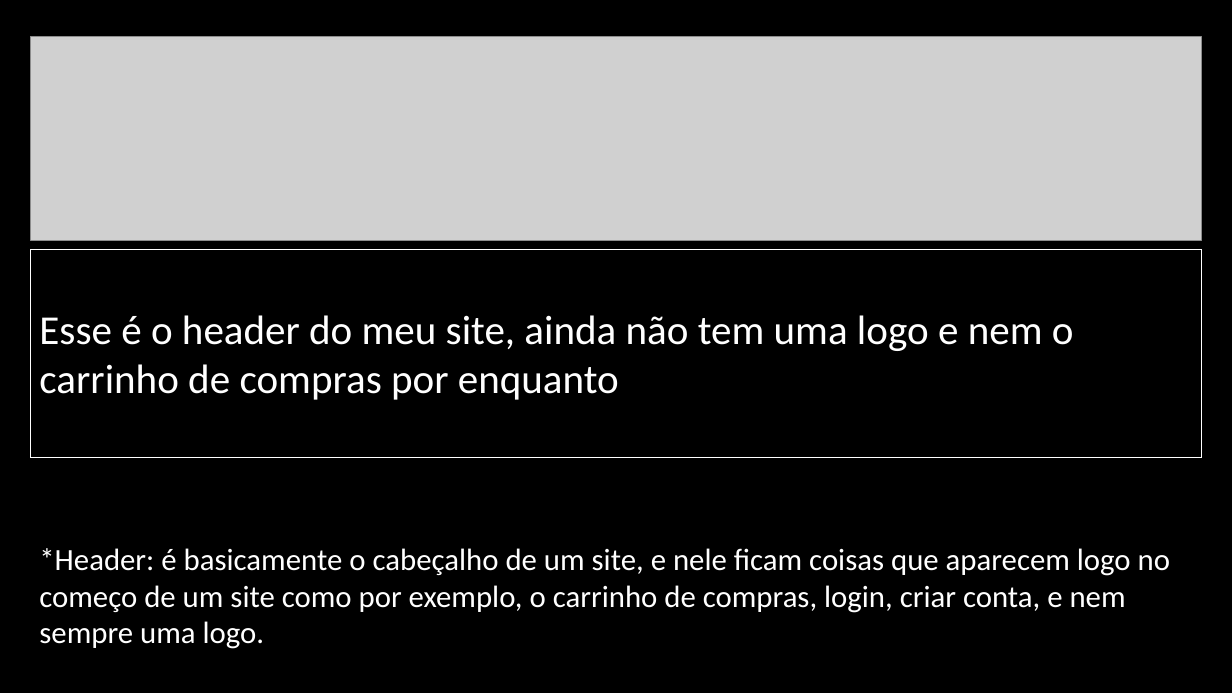
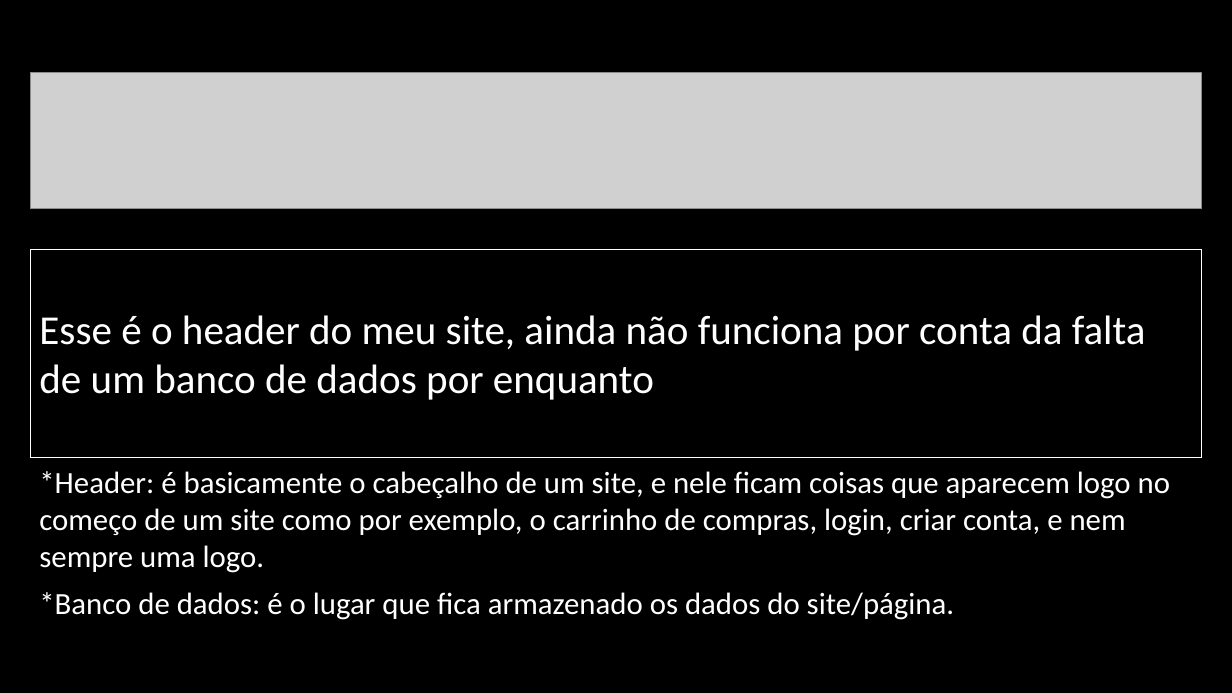
Before and after one commit to DANIELKENTARO/3-ano-analise, a slide deck: slide 4 of Pré-Projeto.pptx (slide 2 before the commit). Drawn at 1232x693 pixels with LibreOffice and Linux fonts; fonts in the diff are those of the drawing; grey boxes stand for pictures. Boxes give left, top, right and bottom in pixels: in the first picture for what was removed or moved away, otherwise in the second. Text is boxed around its words. In the diff, an @@ line names an element or a change of style, - is before the commit and + after.

```diff
--- a/Pré-Projeto.pptx
+++ b/Pré-Projeto.pptx
@@ picture: place and size @@
-picture at <box>30,37,1202,240</box>
+picture at <box>30,73,1202,209</box>
@@ text in rectangle at <box>39,315,1146,400</box>: text changed @@
-Esse é o header do meu site, ainda não tem uma logo e nem o carrinho de compras por enquanto
+Esse é o header do meu site, ainda não funciona por conta da falta de um banco de dados por enquanto
@@ text "*Header: é basicamente o cabeçalho ...": place and size @@
-text "*Header: é basicamente o cabeçalho ..." at <box>39,548,1170,649</box>
+text "*Header: é basicamente o cabeçalho ..." at <box>39,471,1170,573</box>
@@ text added at <box>39,592,954,620</box>, 24 pt, text #FFFFFF @@
+*Banco de dados: é o lugar que fica armazenado os dados do site/página.
```
Also in this commit, not shown: 2 other slides changed, 5 slides added, 1 slide removed.
